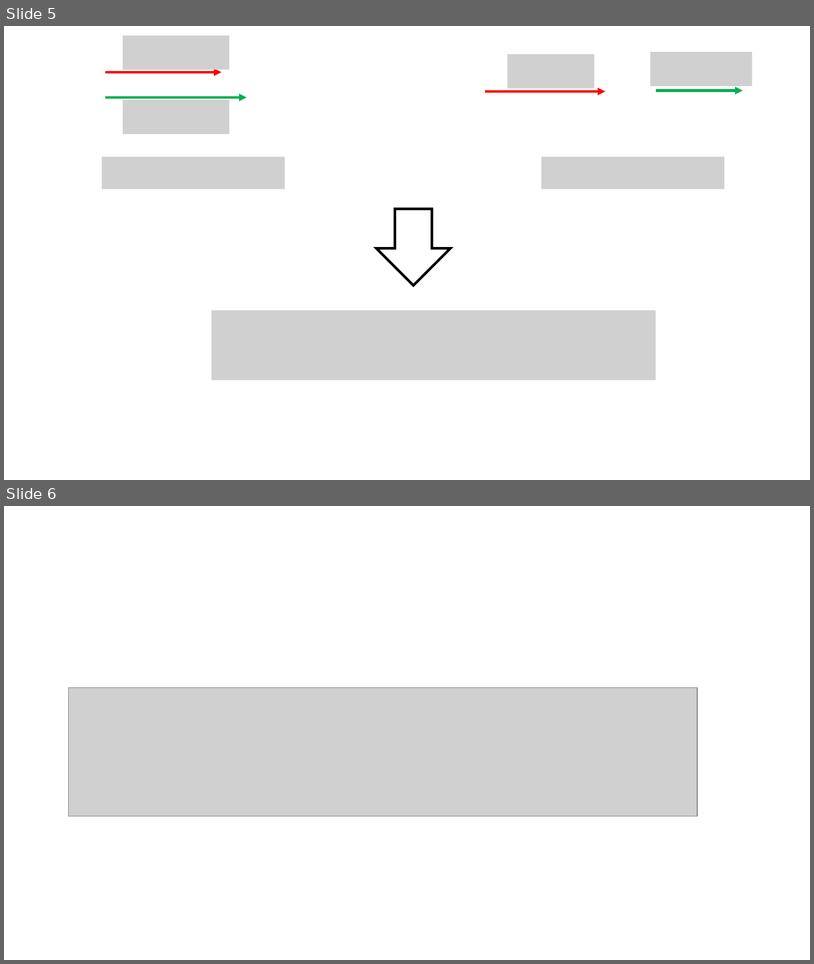
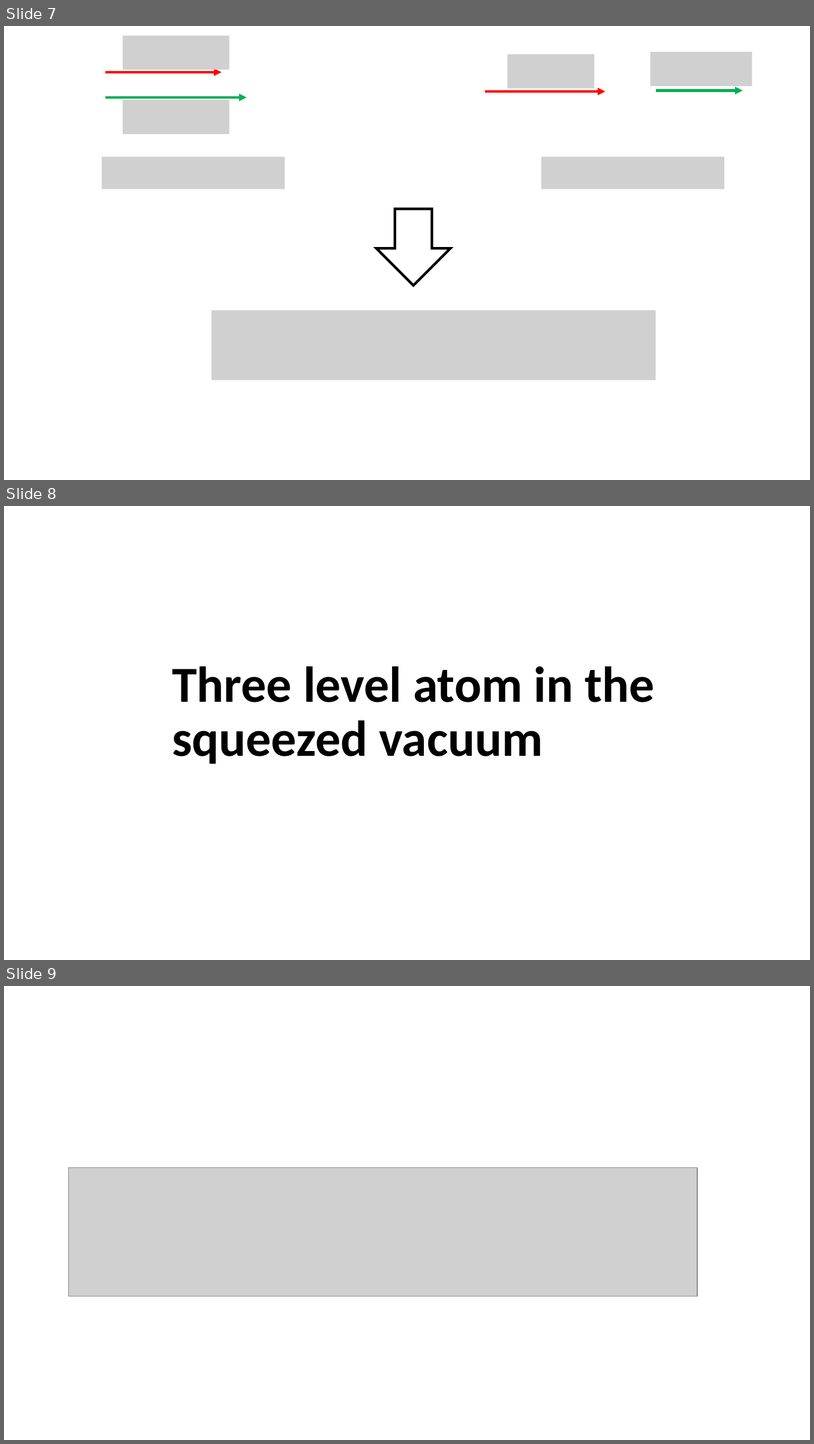
Before and after one commit to youjieyu888/circular-waveguide, a slide deck: 3-level.pptx. Shown one above the other, each under a label of ours: slides 5 and 6 before the commit, slides 7, 8 and 9 after it. The pictures are 814x964 and 814x1444 pixels, drawn with LibreOffice and Linux fonts; fonts in the diff are those of the drawing; grey boxes stand for pictures. Boxes give left, top, right and bottom in pixels: in the first picture for what was removed or moved away, otherwise in the second. Text is boxed around its words. In the diff, an @@ line names an element or a change of style, - is before the commit and + after.

```diff
--- a/3-level.pptx
+++ b/3-level.pptx
@@ slide 8 added at [4, 506, 810, 960], background #FFFFFF @@
@@ title added at [172, 666, 654, 764], 60 pt, text #000000, bold @@
+Three level atom in the squeezed vacuum
@@ what was slide 5 is now slide 7 @@
@@ what was slide 6 is now slide 9 @@
```
Also in this commit, not shown: 2 slides changed, 1 other slide added, 5 other files.
